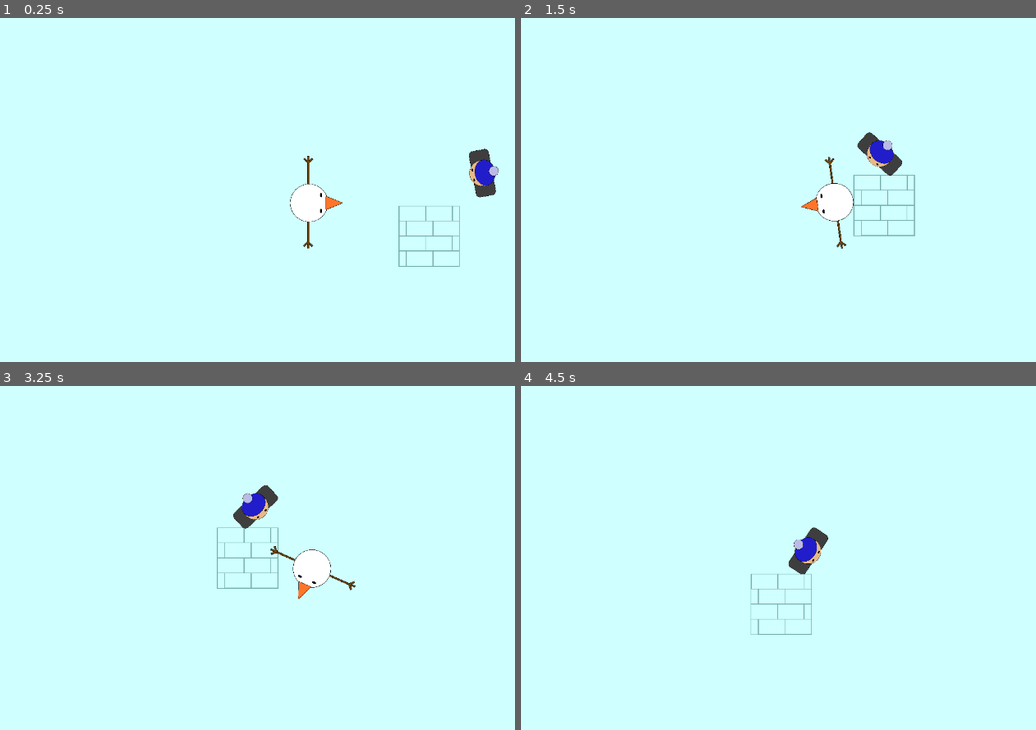
Above: before the commit, frames 1-4 (two rows, left to right).
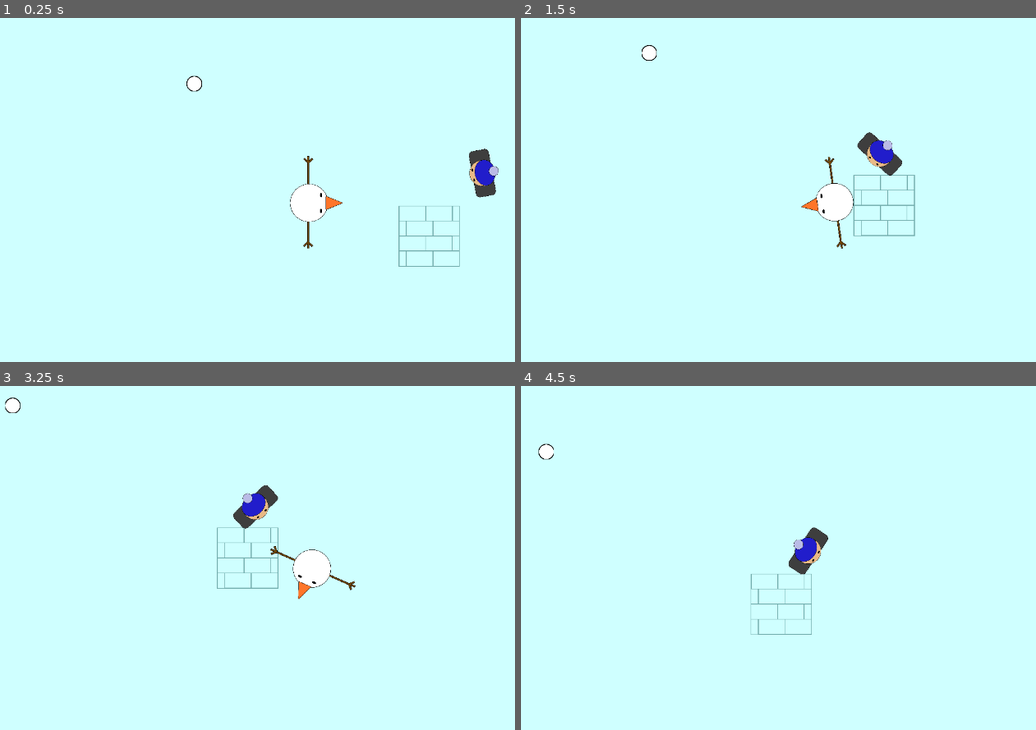
Above: after the commit, the same moments.

Repository: jesspancakes/topdownshooter
Game: Godot game, scene res://scenes/world.tscn
Same seed, same stepped clock (60 frames per second), same inputs: the game is played once before the commit and once after it.
Inputs (mouse positions are in pixels of both pictures, inside the frame that each line leads up to):
- Up to frame 1 (0.25 s): no input
- Up to frame 2 (1.5 s): move the mouse to (979, 183) at 0.52 s; hold D (move_right) 0.53-1.28 s; click (979, 183) at 0.6 s; move the mouse to (701, 220) at 1.27 s; hold S (move_down) from 1.28 s (still down); click (701, 220) at 1.35 s
- Up to frame 3 (3.25 s): move the mouse to (375, 489) at 2.02 s; release S (move_down) at 2.03 s; hold D (move_right) 2.03-2.78 s; click (375, 489) at 2.1 s; move the mouse to (278, 644) at 2.77 s; hold W (move_up) from 2.78 s (still down); click (278, 644) at 2.85 s
- Up to frame 4 (4.5 s): move the mouse to (1030, 626) at 3.52 s; release W (move_up) at 3.53 s; hold A (move_left) from 3.53 s (still down); click (1030, 626) at 3.6 s; tap Enter at 4.25 s; move the mouse to (634, 516) at 4.27 s; click (634, 516) at 4.35 s

The runs differ from the first frame. In frame 1, 0.1% of the frame differs, in the area x 36-40%, y 16-22%; in frame 2, 0.1%; in frame 3, 0.1%; in frame 4, 0.1%, in the area x 3-7%, y 16-22%.

Commit message:
added snowball

Diff:
--- a/scenes/player.tscn
+++ b/scenes/player.tscn
@@ -39,4 +39,7 @@
 
 [node name="CameraRemoteTransform" type="RemoteTransform2D" parent="."]
 
+[node name="Hand" type="Marker2D" parent="."]
+position = Vector2(11, 80)
+
 [connection signal="body_entered" from="Hitbox" to="." method="_on_hitbox_body_entered"]
--- /dev/null
+++ b/scenes/snowball.tscn
@@ -0,0 +1,15 @@
+[gd_scene load_steps=3 format=3 uid="uid://dlxtqi1jy4vat"]
+
+[ext_resource type="Texture2D" uid="uid://8v548mnnwc32" path="res://assets/snowball2.png" id="1_ixfuw"]
+
+[sub_resource type="CircleShape2D" id="CircleShape2D_pcurj"]
+radius = 14.0357
+
+[node name="Snowball" type="Area2D"]
+
+[node name="Sprite2D" type="Sprite2D" parent="."]
+scale = Vector2(0.327778, 0.327778)
+texture = ExtResource("1_ixfuw")
+
+[node name="CollisionShape2D" type="CollisionShape2D" parent="."]
+shape = SubResource("CircleShape2D_pcurj")
--- a/scenes/world.tscn
+++ b/scenes/world.tscn
@@ -1,9 +1,10 @@
-[gd_scene load_steps=6 format=3 uid="uid://cfjplef25mfcx"]
+[gd_scene load_steps=7 format=3 uid="uid://cfjplef25mfcx"]
 
 [ext_resource type="PackedScene" uid="uid://cg66d4d5wthk5" path="res://scenes/box.tscn" id="1_62e7g"]
 [ext_resource type="Script" path="res://scripts/world.gd" id="1_o8evb"]
 [ext_resource type="PackedScene" uid="uid://d1vxgj23ur8ap" path="res://scenes/player.tscn" id="2_vdywc"]
 [ext_resource type="PackedScene" uid="uid://cx2esa8s3hee" path="res://scenes/enemy.tscn" id="3_at5gl"]
+[ext_resource type="PackedScene" uid="uid://dlxtqi1jy4vat" path="res://scenes/snowball.tscn" id="5_rds1i"]
 
 [sub_resource type="QuadMesh" id="QuadMesh_t58rw"]
 
@@ -27,3 +28,5 @@
 position = Vector2(590, 164)
 
 [node name="MainCamera" type="Camera2D" parent="."]
+
+[node name="Snowball" parent="." instance=ExtResource("5_rds1i")]
--- a/scripts/player.gd
+++ b/scripts/player.gd
@@ -2,16 +2,24 @@
 class_name Player
 
 signal died
+signal snowball_shot(snowball_scene, location)
 
 @onready var camera_remote_transform = $CameraRemoteTransform
 
+@onready var hand = $Hand
+
 var speed = 300
+
+var snowball_scene = preload("res://scenes/snowball.tscn")
 
 func _process(delta: float) -> void:
 	look_at(get_global_mouse_position())
 
 	if Input.is_action_just_pressed("quit"):
 		get_tree().quit()
+
+	if Input.is_action_just_pressed("shoot"):
+		shoot()
 
 func _physics_process(delta: float) -> void:
 	var move_dir = Vector2(Input.get_axis("move_left", "move_right"), Input.get_axis("move_up", "move_down"))
@@ -30,3 +38,7 @@
 	if body is Enemy:
 		died.emit()
 		queue_free()
+
+
+func shoot():
+	snowball_shot.emit(snowball_scene, hand.global_position)
--- /dev/null
+++ b/scripts/snowball.gd
@@ -0,0 +1,10 @@
+extends Area2D
+
+@export var speed = 600
+
+func _physics_process(delta):
+	global_position.y += -speed * delta
+
+
+func _on_visible_on_screen_notifier_2d_screen_exited() -> void:
+	queue_free()
--- a/scripts/world.gd
+++ b/scripts/world.gd
@@ -10,3 +10,7 @@
 func on_player_died():
 	print("game over")
 	get_tree().create_timer(3).timeout.connect(get_tree().reload_current_scene)
+
+func _on_player_snowball_shot(snowball_scene, location):
+	var snowball = snowball_scene.instantiate()
+	snowball.global_position = location
Binary file added: assets/snowball2.png
Not shown, added: assets/snowball2.png.import
